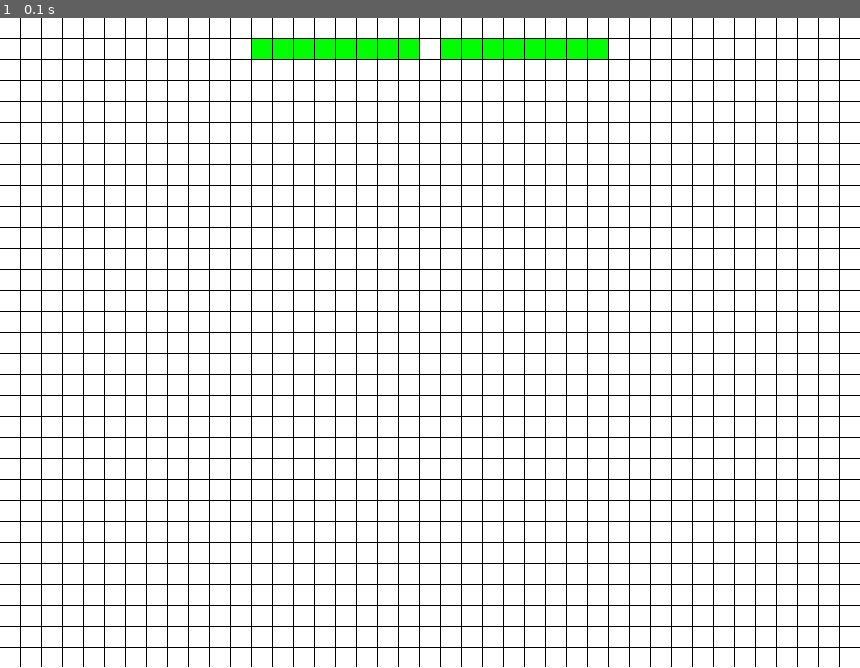
Above: before the commit, frame 1.
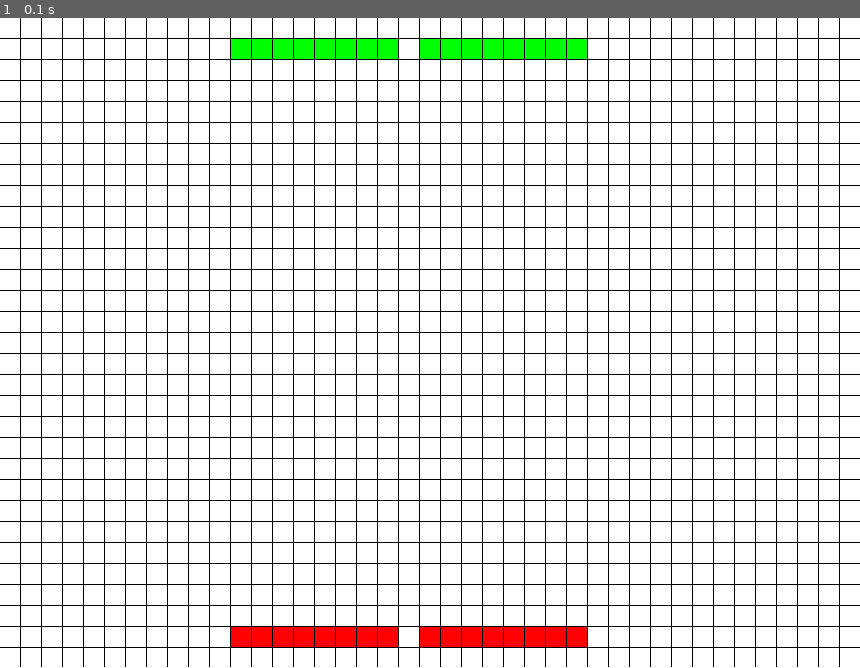
Above: after the commit, the same moment.

Repository: ironmann250/warehouse-simulator
Game: pygame game, started from interface.py
Same seed, same stepped clock (60 frames per second), same inputs: the game is played once before the commit and once after it.
Inputs:
- Up to frame 1 (0.1 s): no input

The runs differ from the first frame. In frame 1, 1.4% of the frame differs, in the area x 26-71%, y 3-97%.

Commit message:
add outputs in components rendering

Diff:
--- a/config.py
+++ b/config.py
@@ -14,7 +14,7 @@
 INPUT=2
 INPUT_CONTAINERS=8
 INPUT_SPEED=3
-INPUT_COLOR=(0,255,0)
+INPUTS_COLOR=(0,255,0)
 
 
 OUTPUTS=2
--- a/interface.py
+++ b/interface.py
@@ -80,7 +80,7 @@
                 y+=1
         #depending on grid size value might be [x-1,y-2] or [x,y-1]
         #it can as well be calcualted form screen, block and line sizes
-        self.grid_size=[x,y]
+        self.grid_size=[x-1,y-1]
         #print (x-1,y-1)
 
     def get_cell_coordinate(self,col,row,centered=True):
@@ -118,20 +118,39 @@
         for i in range(config.INPUT):
             for j in range (config.INPUT_CONTAINERS):
 
-                self.inputs.append(Container(config.INPUT_COLOR,
+                self.inputs.append(Container(config.INPUTS_COLOR,
                 self.get_cell_coordinate(gridx,gridy)))
 
                 self.grid[gridx][gridy]=[2,len(self.inputs)-1] #put type and list location
                 gridx+=1
             gridx+=1 # skip a cell
-        self.init=False
+
+        # init inputs
+        gridy=rows-1
+        gridx=output_start_at
+
+        for i in range(config.OUTPUTS):
+            for j in range (config.OUTPUT_CONTAINERS):
+
+                self.outputs.append(Container(config.OUTPUTS_COLOR,
+                self.get_cell_coordinate(gridx,gridy)))
+
+                self.grid[gridx][gridy]=[3,len(self.outputs)-1] #put type and list location
+                gridx+=1
+            gridx+=1 # skip a cell
+
+        self.init=False #stop init (only run at startup)
 
     def draw_components(self):
         for rows in self.grid:
-            for cols in rows:
-                if cols[0]==2:
-                    input_obj=self.inputs[cols[1]]
-                    self.screen.blit(input_obj.surf,input_obj.rect)
+            for col in rows:
+                if col[0]==2:
+                    obj=self.inputs[col[1]]
+                    self.screen.blit(obj.surf,obj.rect)
+                elif col[0]==3:
+                    obj=self.outputs[col[1]]
+                    self.screen.blit(obj.surf,obj.rect)
+
 
 
 
